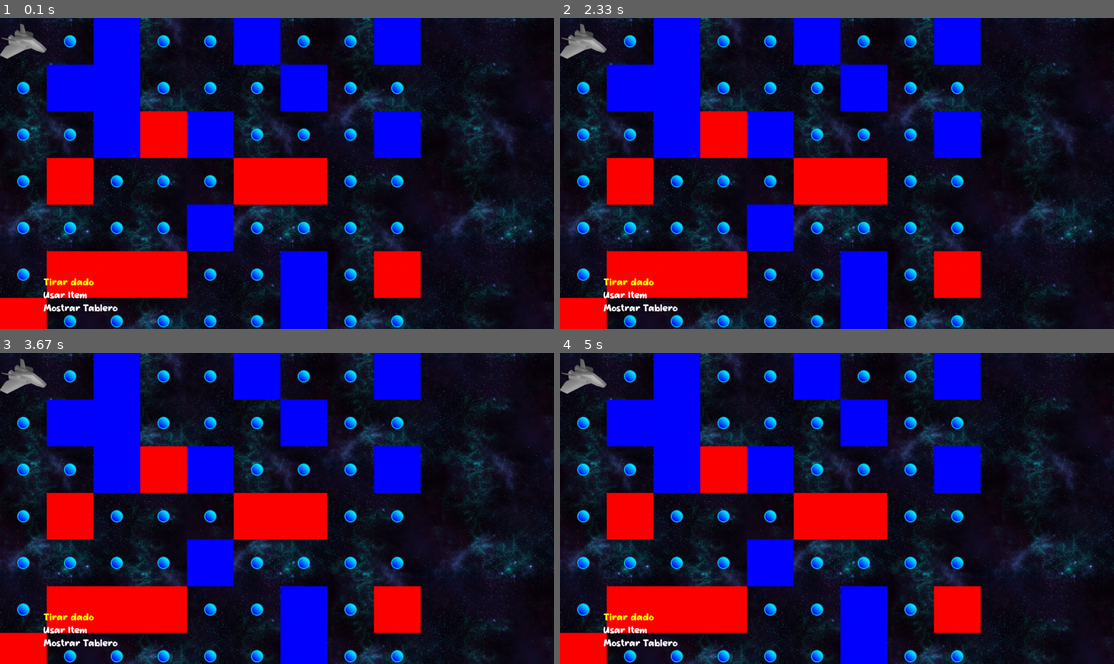
Above: before the commit, frames 1-4 (two rows, left to right).
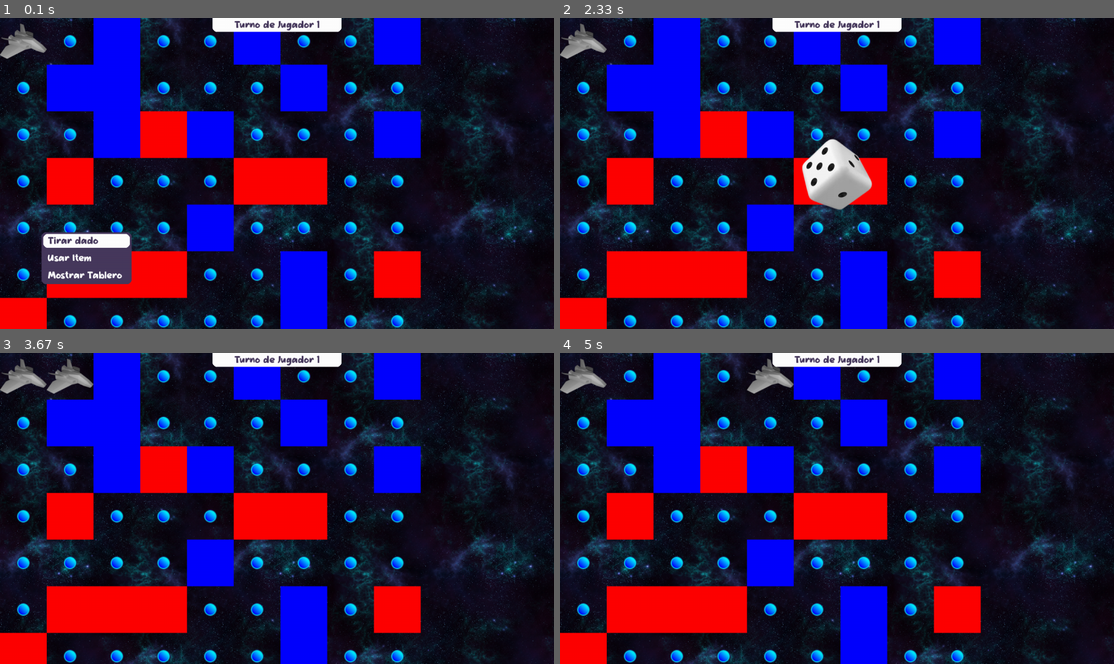
Above: after the commit, the same moments.

Repository: kirbyluka777/among-silksong
Game: pygame game, started from src/main.py
Two runs of this game, one before a commit and one after it. Both use one fixed random seed, a clock stepped at 60 frames per second and the inputs below.
Inputs:
- Up to frame 1 (0.1 s): no input
- Up to frame 2 (2.33 s): tap Enter at 0.33 s; tap Space at 0.67 s
- Up to frame 3 (3.67 s): no input
- Up to frame 4 (5 s): no input

The runs differ from the first frame. In frame 1, 4.1% of the frame differs, in the area x 7-62%, y 0-95%; in frame 2, 3.4%; in frame 3, 1.9%; in frame 4, 1.9%.

Commit message:
wip: player turn and dice

Diff:
--- a/src/engine/controllers/timer.py
+++ b/src/engine/controllers/timer.py
@@ -15,8 +15,13 @@
 
     def start(self, duration: int | None = None):
         target_duration = self.duration or duration
-        if not target_duration:
+        if target_duration:
+            self.duration = target_duration
             self.start_ticks = self.context.get_current_ticks()
+
+    def reset(self):
+        self.start_ticks = None
+        self.duration = None
 
     @property
     def started_at(self):
@@ -30,5 +35,9 @@
             return None
 
     @property
+    def has_started(self):
+        return self.start_ticks is not None
+
+    @property
     def has_finished(self):
-        return not self.start_ticks and self.ticks_elapsed >= self.duration
+        return self.start_ticks and self.ticks_elapsed >= self.duration
--- a/src/starboard/resources/__init__.py
+++ b/src/starboard/resources/__init__.py
@@ -4,3 +4,4 @@
 from . import sounds
 from . import sprites
 from . import locale
+from . import colors
--- /dev/null
+++ b/src/starboard/resources/colors.py
@@ -0,0 +1,3 @@
+__mario_party_purple = "#47395d"
+ui_text_primary = __mario_party_purple
+ui_bg_primary = __mario_party_purple
--- a/src/starboard/resources/images.py
+++ b/src/starboard/resources/images.py
@@ -5,3 +5,10 @@
 BLUE_BG = image("blue_bg.png")
 CELL_DOT_BLUE = image("cell_dot_blue.png")
 WIP = image("wip.png")
+
+DICE_1 = image("dice/1.png")
+DICE_2 = image("dice/2.png")
+DICE_3 = image("dice/3.png")
+DICE_4 = image("dice/4.png")
+DICE_5 = image("dice/5.png")
+DICE_6 = image("dice/6.png")
--- a/src/starboard/resources/locale.py
+++ b/src/starboard/resources/locale.py
@@ -4,3 +4,4 @@
 USE_ITEM = "Usar Item"
 SHOW_BOARD = "Mostrar Tablero"
 PLAYER = "Jugador"
+PLAYER_TURN_FMT = "Turno de Jugador {0}"
--- a/src/starboard/scenes/expedition.py
+++ b/src/starboard/scenes/expedition.py
@@ -15,8 +15,8 @@
 STATE_END_OF_TURN = 8
 STATE_MINIGAME = 9
 
-TURN_PLAYER_ONE = 1
-TURN_PLAYER_TWO = 2
+TURN_PLAYER_ONE = 0
+TURN_PLAYER_TWO = 1
 
 STRATEGY_OPTION_THROW_DICE = 0
 STRATEGY_OPTION_USE_ITEM = 1
@@ -33,17 +33,29 @@
         self.spaceship_img = pygame.image.load(resources.images.SPACESHIP)
         self.blue_bg_img = pygame.image.load(resources.images.BLUE_BG)
         self.cell_dot_blue_img = pygame.image.load(resources.images.CELL_DOT_BLUE)
+        self.dice = [
+            pygame.image.load(resources.images.DICE_1),
+            pygame.image.load(resources.images.DICE_2),
+            pygame.image.load(resources.images.DICE_3),
+            pygame.image.load(resources.images.DICE_4),
+            pygame.image.load(resources.images.DICE_5),
+            pygame.image.load(resources.images.DICE_6)
+        ]
 
         self.menu_font = pygame.font.Font(resources.fonts.BEACH_BALL, 24)
 
         self.text_throw_dice = self.menu_font.render(resources.locale.THROW_DICE, True, "white")
-        self.text_throw_dice_sel = self.menu_font.render(resources.locale.THROW_DICE, True, "yellow")
+        self.text_throw_dice_sel = self.menu_font.render(resources.locale.THROW_DICE, True, resources.colors.ui_text_primary)
 
         self.text_use_item = self.menu_font.render(resources.locale.USE_ITEM, True, "white")
-        self.text_use_item_sel = self.menu_font.render(resources.locale.USE_ITEM, True, "yellow")
+        self.text_use_item_sel = self.menu_font.render(resources.locale.USE_ITEM, True, resources.colors.ui_text_primary)
 
         self.text_show_board = self.menu_font.render(resources.locale.SHOW_BOARD, True, "white")
-        self.text_show_board_sel = self.menu_font.render(resources.locale.SHOW_BOARD, True, "yellow")
+        self.text_show_board_sel = self.menu_font.render(resources.locale.SHOW_BOARD, True, resources.colors.ui_text_primary)
+
+        self.text_player_turn = [
+            self.menu_font.render(resources.locale.PLAYER_TURN_FMT.format(i + 1), True, resources.colors.ui_text_primary) for i in range(0, PLAYER_COUNT)
+        ]
 
     def start(self, context: GameContext) -> None:
         # create controllers
@@ -51,7 +63,8 @@
 
         self.state = StateMachineController(context, STATE_STRATEGY)
 
-        self.dice_anim_timer = TimerController(context)
+        self.dice_rolling_timer = TimerController(context)
+        self.dice_thrown_timer = TimerController(context)
         self.action_anim_timer = TimerController(context)
         self.station_anim_timer = TimerController(context)
         self.obstacle_anim_timer = TimerController(context)
@@ -62,7 +75,7 @@
         self.turn = TURN_PLAYER_ONE
         self.minigames = False
         self.insufficient = False
-        self.dice_thrown = False
+        self.dice_result = 0
         self.position = [initial_pos_oclock() for i in range(PLAYER_COUNT)]
         self.items = [[f"Item {i}" for i in range(3)] for p in range(PLAYER_COUNT)]
         self.energy = [10 for i in range(PLAYER_COUNT)]
@@ -74,8 +87,11 @@
         # play music
         pygame.mixer.music.load(resources.music.EXPEDITION_THEME)
         pygame.mixer.music.play(-1)
+        pygame.mixer.music.set_volume(0.5)
 
     def update(self, context: GameContext) -> None:
+        self.state.init_update()
+
         if self.state.is_current(STATE_STRATEGY):
             if self.input.is_up_button_down():
                 self.option_selected = (self.option_selected - 1) % STRATEGY_OPTIONS
@@ -91,15 +107,21 @@
                     self.state.transition_to(STATE_SHOW_MAP)
 
         elif self.state.is_current(STATE_THROW_DICE):
-            if not self.dice_thrown:
+            if self.state.is_entering:
+                self.dice_result = 0
+                self.dice_thrown_timer.reset()
+                self.dice_rolling_timer.start(50)
+
+            if not self.dice_thrown_timer.has_started:
+                if self.dice_rolling_timer.has_finished:
+                    self.dice_result = random.randint(1, 5)
+                    self.dice_rolling_timer.start(50)
                 if self.input.is_cancel_button_down():
                     self.state.transition_to(STATE_STRATEGY)
                 elif self.input.is_confirm_button_down():
-                    self.dice_thrown = True
-                    self.dice_anim_timer.start(3000)
-            elif self.dice_anim_timer.has_finished:
-                k = random.randint(1, 5)
-                if self.energy[self.turn] - k >= 0:
+                    self.dice_thrown_timer.start(2000)
+            elif self.dice_thrown_timer.has_finished:
+                if self.energy[self.turn] - self.dice_result >= 0:
                     self.state.transition_to(STATE_ACTION)
                 else:
                     self.insufficient = True
@@ -124,10 +146,14 @@
 
         elif self.state.is_current(STATE_ACTION):
             if self.state.is_entering:
-                self.action_anim_timer.start(3000) #TODO: establecer duración real
-
-            if self.action_anim_timer.has_finished:
-                self.position[self.turn] = (0, 0) #TODO: implementar recorrido en espiral
+                self.action_anim_timer.start(500)
+
+            if self.dice_result != 0 and self.action_anim_timer.has_finished:
+                spiral_traversal_oclock(self.board, self.position[self.turn], 1)
+                self.dice_result = self.dice_result - 1
+                self.action_anim_timer.start(500)
+
+            if self.dice_result == 0  and self.action_anim_timer.has_finished:
                 if self.board.is_cell_station_at(self.position[self.turn]):
                     self.state.transition_to(STATE_STATION)
                 elif self.board.is_cell_obstacle_at(self.position[self.turn]):
@@ -144,7 +170,7 @@
                     self.energy[self.turn] = min(self.energy[self.turn] + 10, self.max_energy)
                     self.state.transition_to(STATE_END_OF_TURN)
                 elif self.board.is_cell_at(self.position[self.turn], CELL_STATION_SAKAAR):
-                    self.k = 1 #TODO: calcular pasos para el siguiente sector desocupado
+                    self.dice_result = 1 #TODO: calcular pasos para el siguiente sector desocupado
                     self.state.transition_to(STATE_ACTION)
                 elif self.board.is_cell_at(self.position[self.turn], CELL_STATION_EGO):
                     self.state.transition_to(STATE_THROW_DICE)
@@ -152,7 +178,7 @@
                     self.immunity[self.turn] = True
                     self.state.transition_to(STATE_END_OF_TURN)
                 elif self.board.is_cell_at(self.position[self.turn], CELL_STATION_XANDAR):
-                    self.k = 1 #TODO: calcular pasos para la siguiente estación espacial
+                    self.dice_result = 1 #TODO: calcular pasos para la siguiente estación espacial
                     self.state.transition_to(STATE_ACTION)
 
         elif self.state.is_current(STATE_OBSTACLE):
@@ -165,7 +191,7 @@
 
             if self.obstacle_anim_timer.has_finished:
                 if self.board.is_cell_at(self.position[self.turn], CELL_OBSTACLE_DEBRIS):
-                    self.k = -1 #TODO: calcular pasos hacia atras para retroceder un sector
+                    self.dice_result = -1 #TODO: calcular pasos hacia atras para retroceder un sector
                     self.state.transition_to(STATE_ACTION)
                 elif self.board.is_cell_at(self.position[self.turn], CELL_OBSTACLE_METEORITE):
                     self.disabled[self.turn] = True
@@ -177,7 +203,7 @@
                     self.energy[self.turn] = max(self.energy[self.turn] - 2, 0)
                     self.state.transition_to(STATE_END_OF_TURN)
                 elif self.board.is_cell_at(self.position[self.turn], CELL_OBSTACLE_SOLAR_RAD):
-                    self.k = 1 #TODO: calcular pasos hacia atras para retroceder al sector anterior en la diagonal secundaria
+                    self.dice_result = -1 #TODO: calcular pasos hacia atras para retroceder al sector anterior en la diagonal secundaria
                     self.state.transition_to(STATE_ACTION)
 
         elif self.state.is_current(STATE_END_OF_TURN):
@@ -196,6 +222,8 @@
         elif self.state.is_current(STATE_MINIGAME):
             if self.state.is_entering:
                 self.state.transition_to(STATE_STRATEGY)
+
+        self.state.finish_update()
 
     def draw(self, context: GameContext) -> None:
         screen = context.get_screen()
@@ -219,11 +247,34 @@
             coords = (pos.col * 108, pos.row * 108)
             screen.blit(self.spaceship_img, coords)
 
+        # draw dice
+        if self.state.is_current(STATE_THROW_DICE):
+            dice = self.dice[self.dice_result - 1]
+            dice_width = dice.get_width()
+            if not self.dice_thrown_timer.has_started or self.dice_thrown_timer.ticks_elapsed // 250 % 2 == 0 and self.dice_thrown_timer.ticks_elapsed < 2000:
+                screen.blit(dice, (screen.get_width() // 2 - dice_width // 2, screen.get_height() // 2 - dice_width // 2))
+
+        # draw turn indicator
+        turn_text = self.text_player_turn[self.turn]
+        turn_text_box_width = turn_text.get_width() + 50 * 2
+        pygame.draw.rect(screen, "white", (screen.get_width() // 2 - turn_text_box_width // 2, 0, turn_text_box_width, 32), border_bottom_left_radius=10, border_bottom_right_radius=10)
+        screen.blit(turn_text, (screen.get_width() // 2 - turn_text.get_width() // 2, 4))
+
+        # draw state hint
+        #TODO: mostrar mensaje de estado actual
+
         # draw menu
         if self.state.is_current(STATE_STRATEGY):
-            screen.blit(self.text_throw_dice_sel if self.option_selected == 0 else self.text_throw_dice, (100, 600))
-            screen.blit(self.text_use_item_sel if self.option_selected == 1 else self.text_use_item, (100, 630))
-            screen.blit(self.text_show_board_sel if self.option_selected == 2 else self.text_show_board, (100, 660))
+            left = 100
+            top = 500
+            row = 40
+            row_margin_top = 4
+            row_margin_left = 10
+            pygame.draw.rect(screen, resources.colors.ui_bg_primary, (left - 4, top - 4, 200 + 8, row * 3), border_radius=10)
+            pygame.draw.rect(screen, "white", (left, top + row * self.option_selected, 200, 32), border_radius=10)
+            screen.blit(self.text_throw_dice_sel if self.option_selected == 0 else self.text_throw_dice, (left + row_margin_left, top + row_margin_top))
+            screen.blit(self.text_use_item_sel if self.option_selected == 1 else self.text_use_item, (left + row_margin_left, top + row + row_margin_top))
+            screen.blit(self.text_show_board_sel if self.option_selected == 2 else self.text_show_board, (left + row_margin_left, top + row * 2 + row_margin_top))
 
         if self.state.is_current(STATE_THROW_DICE):
             pass
Binary file added: assets/images/dice/1.png
Binary file added: assets/images/dice/2.png
Binary file added: assets/images/dice/3.png
Binary file added: assets/images/dice/4.png
Binary file added: assets/images/dice/5.png
Binary file added: assets/images/dice/6.png
